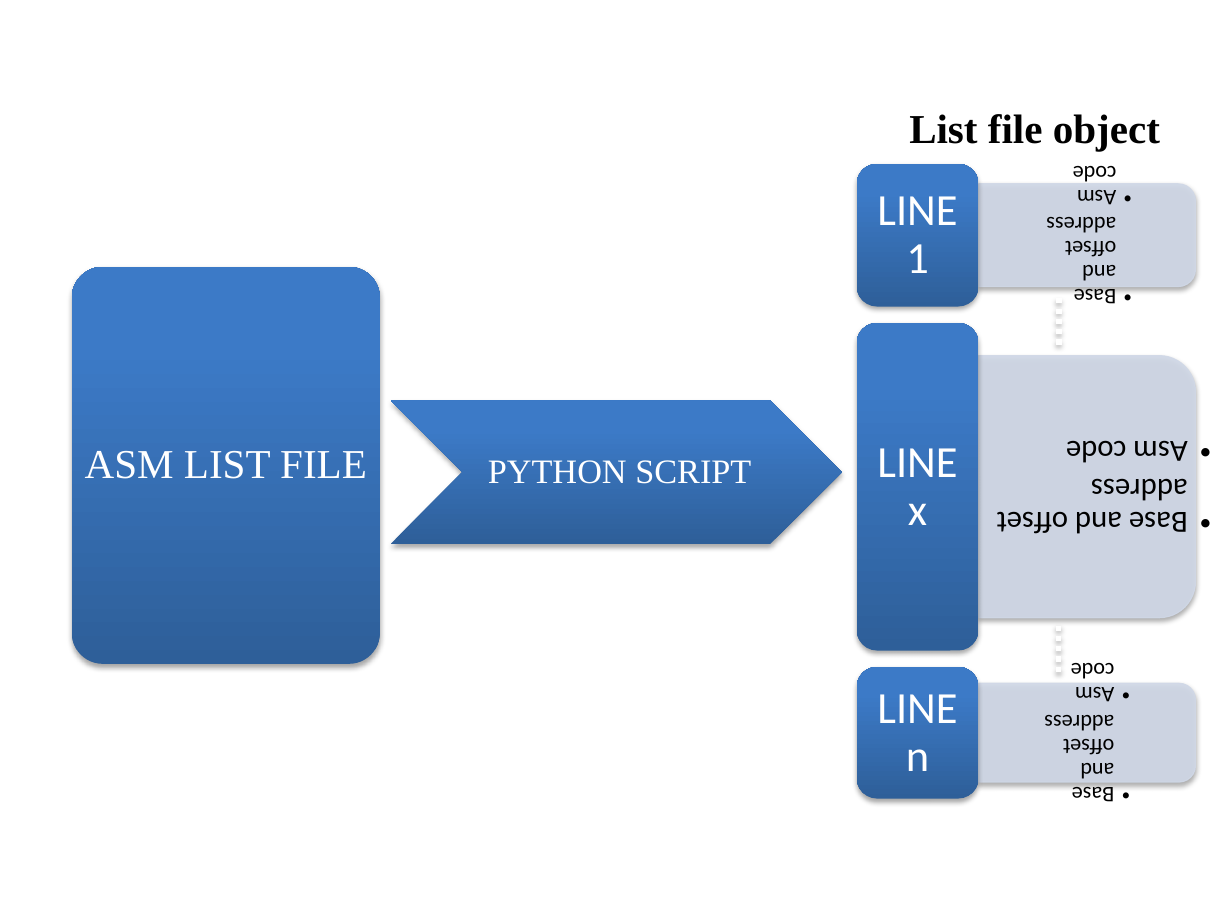
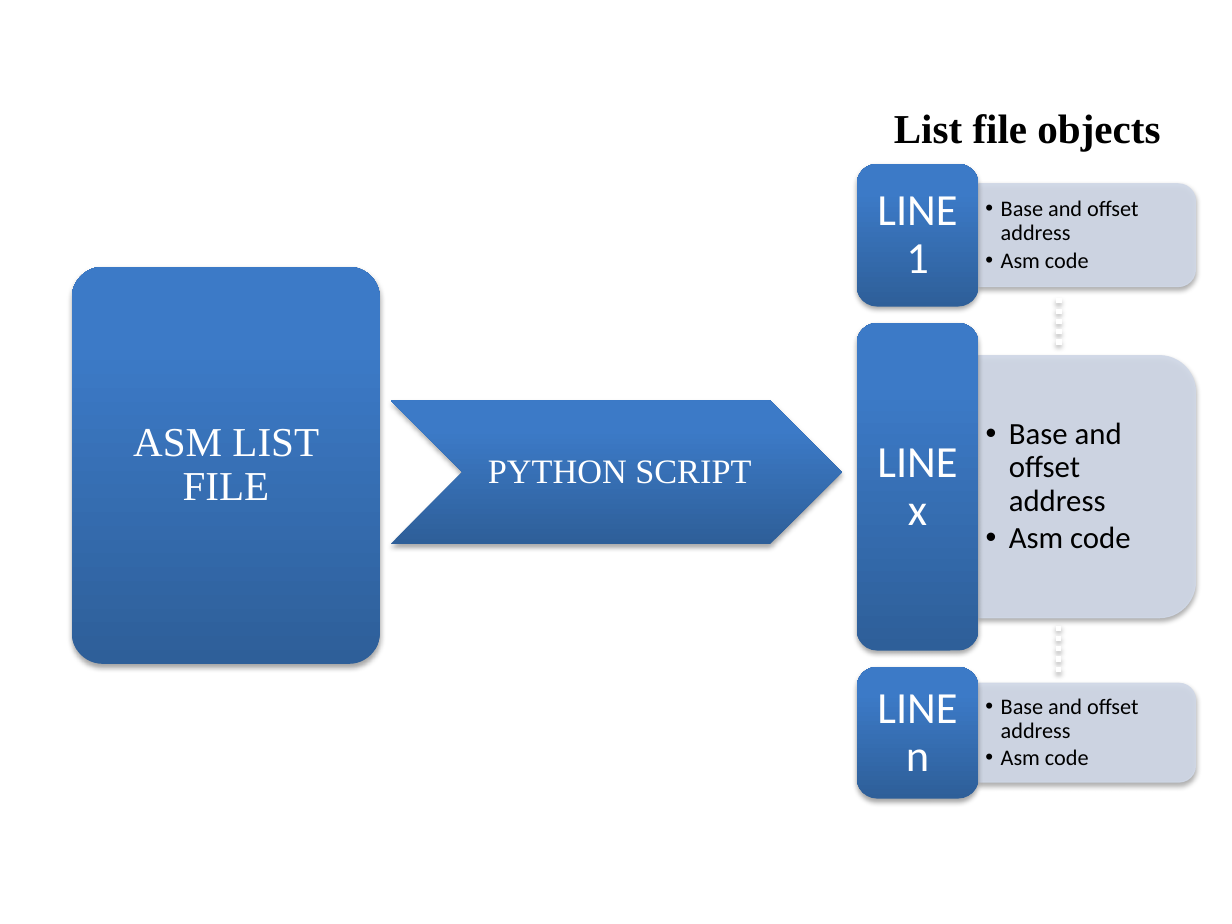
Before and after one commit to miramohan/thesis_first, a slide deck: slide 5 of pptFigures.pptx. Drawn at 1232x924 pixels with LibreOffice and Linux fonts; fonts in the diff are those of the drawing. Boxes give left, top, right and bottom in pixels: in the first picture for what was removed or moved away, otherwise in the second. Text is boxed around its words. In the diff, an @@ line names an element or a change of style, - is before the commit and + after.

```diff
--- a/pptFigures.pptx
+++ b/pptFigures.pptx
@@ text at box(894, 114, 1160, 151): text changed @@
-List file object
+List file objects
@@ text "Base and offset address": place and size @@
-text "Base and offset address" at box(1046, 166, 1117, 304)
+text "Base and offset address" at box(1001, 200, 1138, 268)
@@ text "ASM LIST FILE" rewrapped from box(85, 451, 367, 479) to box(133, 429, 319, 500) @@
@@ text "Base and offset address": place and size @@
-text "Base and offset address" at box(997, 440, 1188, 534)
+text "Base and offset address" at box(1009, 422, 1130, 549)
@@ rotation 180 to 0 degrees in 3 elements at box(1009, 422, 1130, 549), box(1001, 200, 1138, 268), box(1001, 698, 1138, 765) @@
@@ text "Base and offset address": place and size @@
-text "Base and offset address" at box(1045, 663, 1115, 802)
+text "Base and offset address" at box(1001, 698, 1138, 765)
```
Also in this commit, not shown: 8 other slides changed, 5 slides added, 1 other file.
